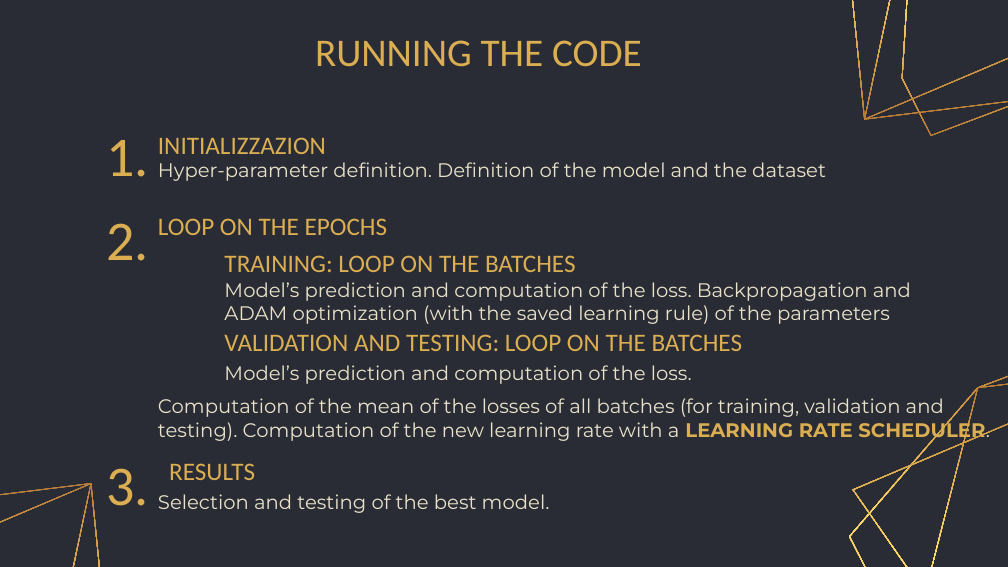
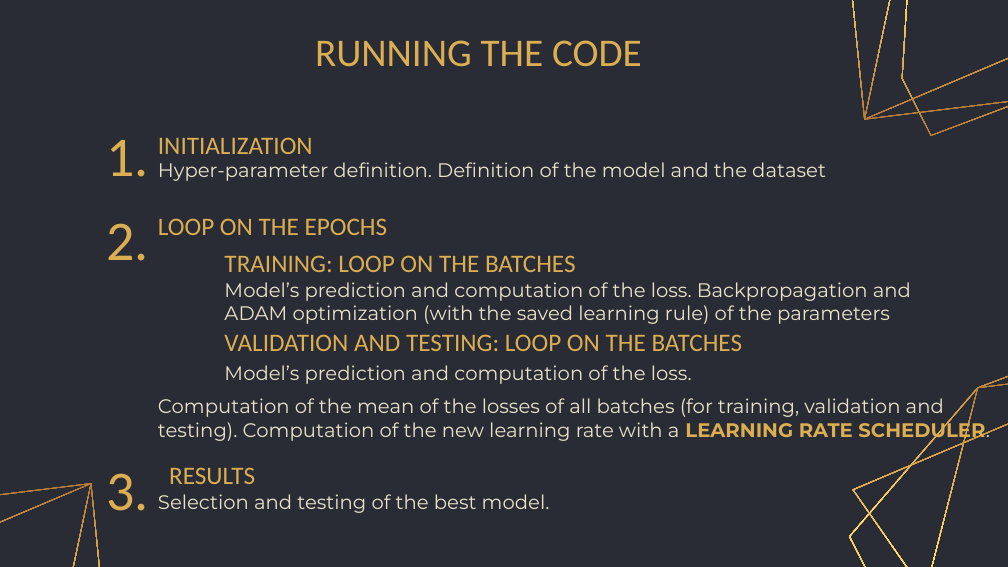
Before and after one commit to gretagrassmann/Machine-Learning-Exam, a slide deck: slide 24 of ML_presentation.pptx. Drawn at 1008x567 pixels with LibreOffice and Linux fonts; fonts in the diff are those of the drawing. Boxes give left, top, right and bottom in pixels: in the first picture for what was removed or moved away, otherwise in the second. Text is boxed around its words. In the diff, an @@ line names an element or a change of style, - is before the commit and + after.

```diff
--- a/ML_presentation.pptx
+++ b/ML_presentation.pptx
@@ subtitle at (x1=158, y1=137, x2=313, y2=154): text changed @@
-INITIALIZZAZION
+INITIALIZATION
@@ title "3." moved from (x1=107, y1=468, x2=149, y2=506) to (x1=107, y1=473, x2=149, y2=511) @@
@@ subtitle "RESULTS" moved from (x1=169, y1=463, x2=255, y2=480) to (x1=169, y1=467, x2=255, y2=484) @@
```
Also in this commit, not shown: 10 other slides changed.
